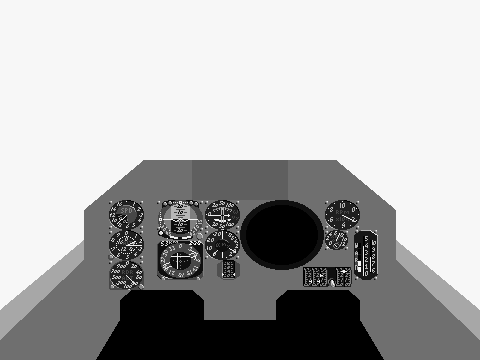
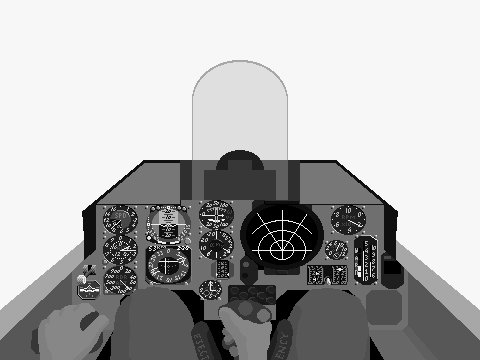
Two versions of the same layered image (480x360). Layer-by-layer changes:
showed "Hands" over (31, 303, 272, 360)
showed "Stick" over (218, 300, 272, 360)
showed "EjectTrigger" over (191, 319, 293, 360)
showed "Legs" over (110, 286, 370, 360)
showed "MiG23_Hood", painted on it over (1, 60, 479, 340)
painted on "MiG23_Frgr" over (77, 205, 371, 291)
painted on "MiG23_Bkgr" over (77, 200, 404, 325)
painted on "MiG23_Frame" over (0, 160, 480, 360)
showed "Frame" over (0, 160, 480, 360)
